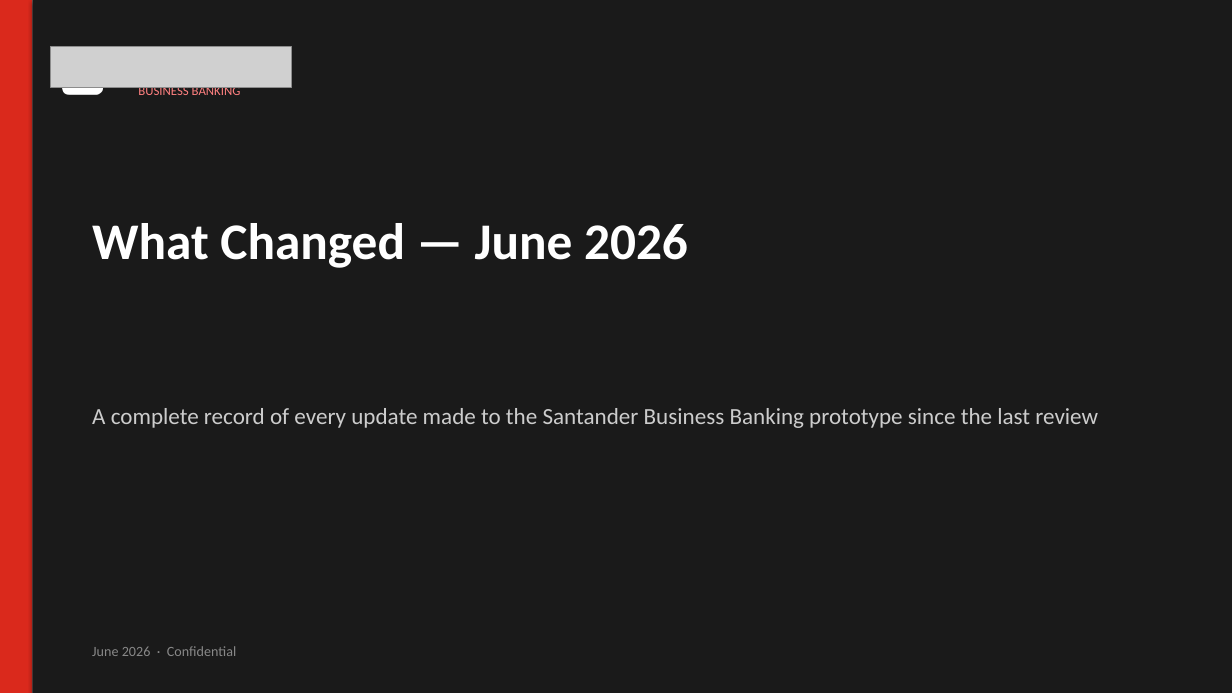
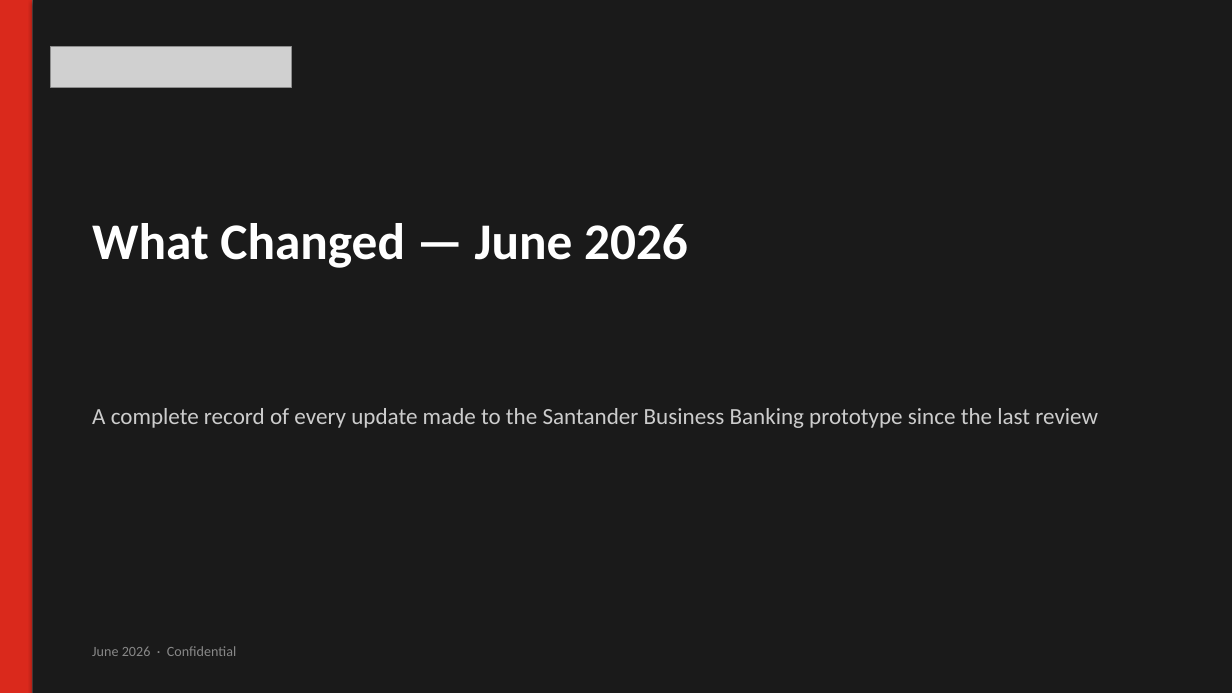
Before and after one commit to imscots-ui/santander, a slide deck: slide 1 of Santander_June2026_Changes.pptx. Drawn at 1232x693 pixels with LibreOffice and Linux fonts; fonts in the diff are those of the drawing; grey boxes stand for pictures. Boxes give left, top, right and bottom in pixels: in the first picture for what was removed or moved away, otherwise in the second. Text is boxed around its words. In the diff, an @@ line names an element or a change of style, - is before the commit and + after.

```diff
--- a/Santander_June2026_Changes.pptx
+++ b/Santander_June2026_Changes.pptx
@@ text removed at box(51, 37, 143, 102) @@
-🔥
@@ text removed at box(138, 85, 241, 95) @@
-BUSINESS BANKING
```
Also in this commit, not shown: 3 other files.
